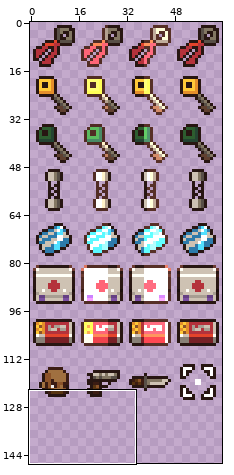
One commit to this sprite sheet: assets/images/itens.png. The first picture is a wide view before the edit; the outline marks the close-up.
Close-up. Before:
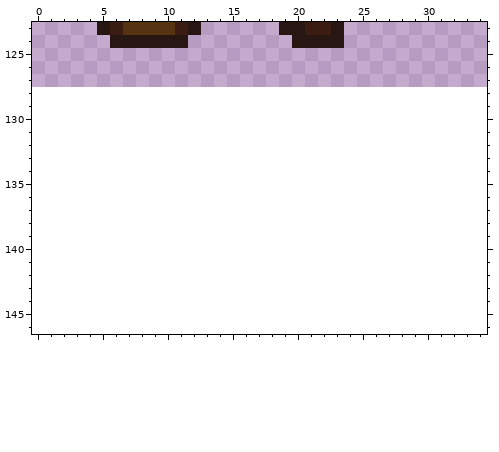
The file is 64x128 pixels. Colours within 5 levels of each other are drawn and written as one. Shown: x 0..34, y 123..146. The old version is drawn lined up with the new one, on the new canvas. The wide view leaves out empty margins.
And afterwards:
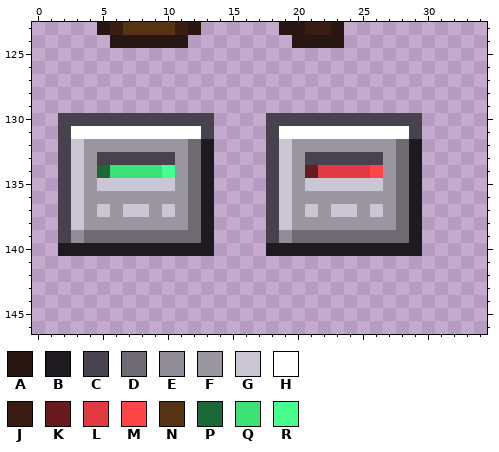
Palette (. is transparent): A #281612  B #1d1b20  C #48424f  D #6e6b73  E #918d98  F #9a96a0  G #cbc6d3  H #ffffff  J #3b1c13  K #691a1e  L #e23a41  M #ff4548  N #573411  P #1b6937  Q #3ae276  R #46ff8e
The edit:
canvas 64x128 -> 64x160
The edit adds colour B in rows 132 to 139 at x 13 and 29; in row 140 at x 2 to 13 and 18 to 29.
The edit adds colour C in row 130 at x 2 to 13 and 18 to 29; in row 131 at x 2, 13, 18 and 29; in row 132 at x 2 and 18; in row 133 at x 2, 5 to 10, 18 and 21 to 26; in rows 134 to 139 at x 2 and 18.
The edit adds colour D in rows 132 to 138 at x 12 and 28; in row 139 at x 4 to 12 and 20 to 28.
The edit adds colour E in row 139 at x 3 and 19.
The edit adds colour F in row 132 at x 4 to 11 and 20 to 27; in rows 133 to 135 at x 4, 11, 20 and 27; in row 136 at x 4 to 11 and 20 to 27; in row 137 at x 4, 6, 9, 11, 20, 22, 25 and 27; in row 138 at x 4 to 11 and 20 to 27.
The edit adds colour G in rows 132 to 134 at x 3 and 19; in row 135 at x 3, 5 to 10, 19 and 21 to 26; in row 136 at x 3 and 19; in row 137 at x 3, 5, 7 to 8, 10, 19, 21, 23 to 24 and 26; in row 138 at x 3 and 19.
The edit adds colour H in row 131 at x 3 to 12 and 19 to 28.
The edit adds colour K in row 134 at x 21.
The edit adds colour L in row 134 at x 22 to 25.
The edit adds colour M in row 134 at x 26.
The edit adds colour P in row 134 at x 5.
The edit adds colour Q in row 134 at x 6 to 9.
The edit adds colour R in row 134 at x 10.
Changed places in both close-ups, as pixel boxes (x1, y1, x2, y2):
added: (58, 113, 214, 256)
added: (266, 113, 422, 256)
